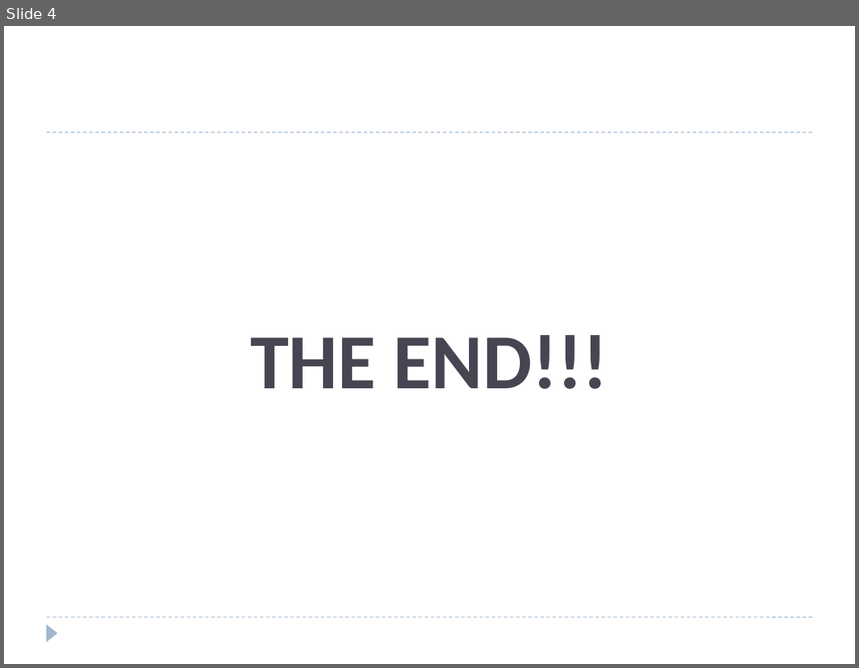
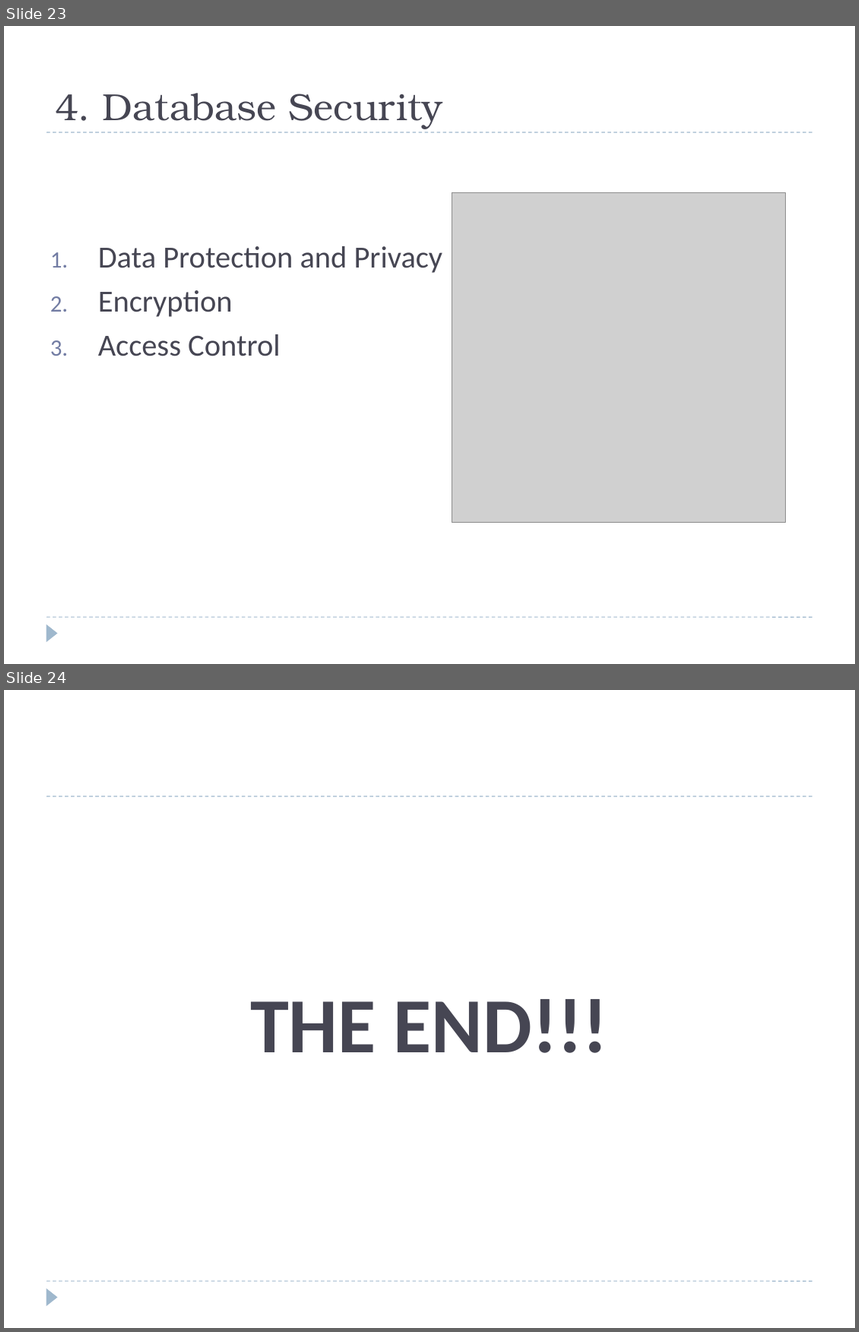
Before and after one commit to JIM440/CEF440-group-22, a slide deck: Task 6/Group_22.pptx. Shown one above the other, each under a label of ours: slide 4 before the commit, slides 23 and 24 after it. The pictures are 859x668 and 859x1332 pixels, drawn with LibreOffice and Linux fonts; fonts in the diff are those of the drawing; grey boxes stand for pictures. Boxes give left, top, right and bottom in pixels: in the first picture for what was removed or moved away, otherwise in the second. Text is boxed around its words. In the diff, an @@ line names an element or a change of style, - is before the commit and + after.

```diff
--- a/Task 6/Group_22.pptx
+++ b/Task 6/Group_22.pptx
@@ slide 23 added at [4, 26, 855, 664], background #FFFFFF; not listed: 3 template elements that a slide beside it also shows @@
@@ title added at [55, 93, 443, 129], 32 pt, text #464653 @@
+4. Database Security
@@ picture added at [452, 193, 785, 523] @@
@@ text added at [98, 246, 443, 357], 26 pt, text #464653 @@
+1. Data Protection and Privacy
+2. Encryption
+3. Access Control
@@ what was slide 4 is now slide 24 @@
```
Also in this commit, not shown: 1 slide changed, 20 other slides added, 1 slide removed, 3 other files.
